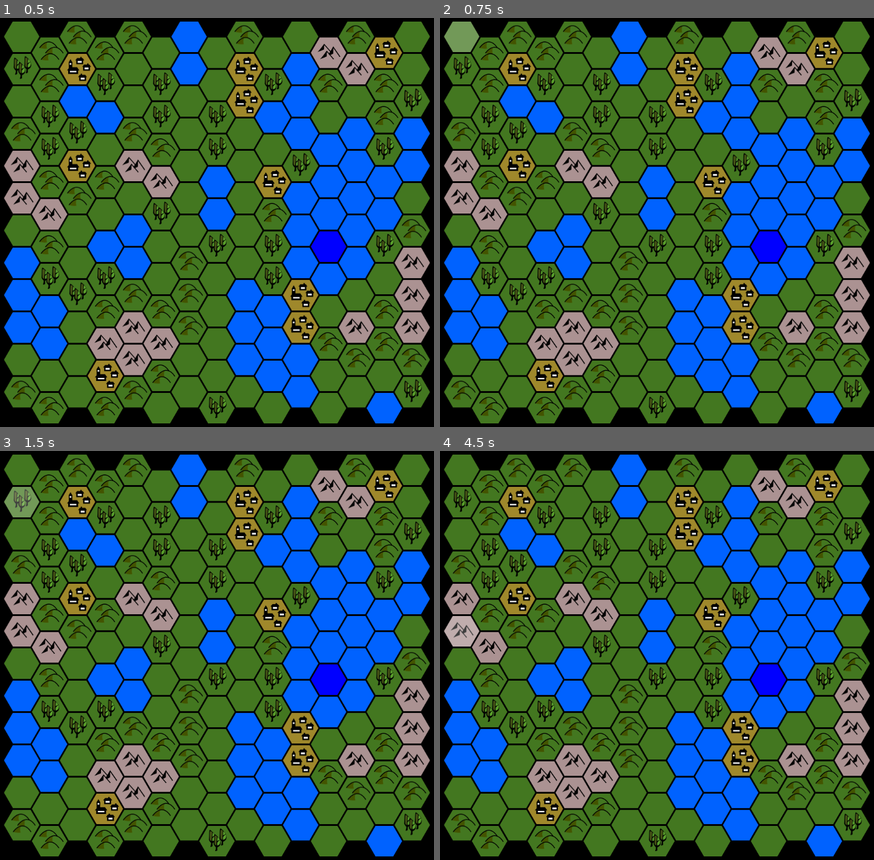
Above: before the commit, frames 1-4 (two rows, left to right).
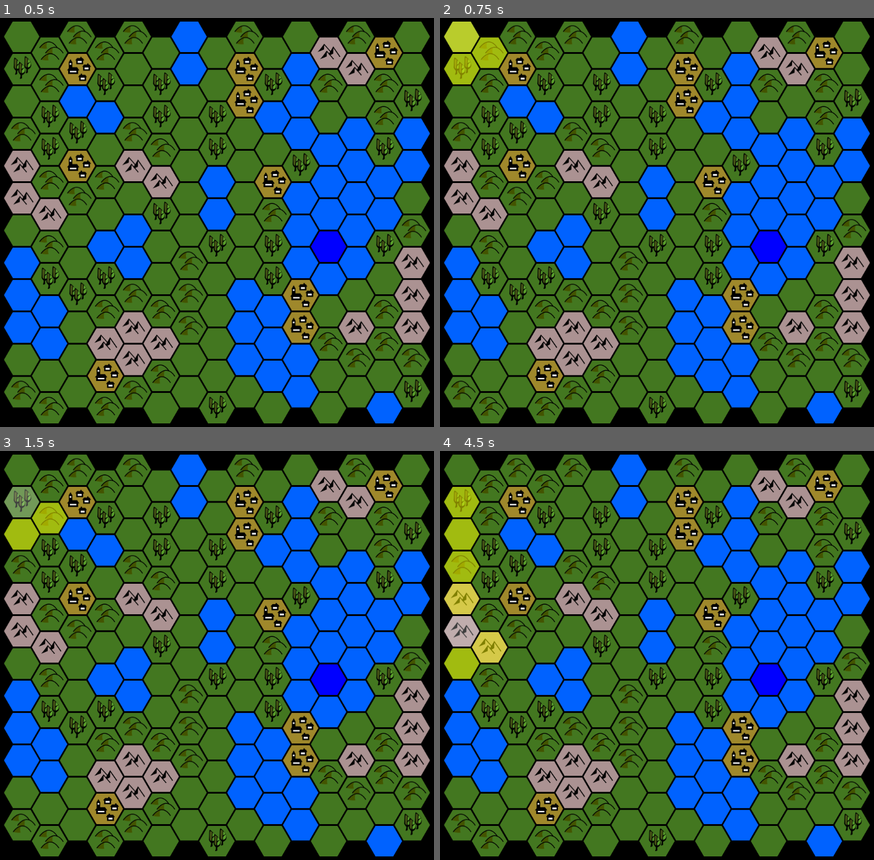
Above: after the commit, the same moments.

Repository: Liagson/HexiMaps
Game: Godot game, scene res://scenes/Game.tscn
The game is run twice, just before and just after one commit, with the same random seed, the same clock (stepped at 60 frames per second) and the same inputs.
Inputs (mouse positions are in pixels of both pictures, inside the frame that each line leads up to):
- Up to frame 1 (0.5 s): no input
- Up to frame 2 (0.75 s): tap Enter at 0.5 s; move the mouse to (461, 38) at 0.52 s; click (461, 38) at 0.67 s
- Up to frame 3 (1.5 s): tap Space at 1.25 s; move the mouse to (21, 500) at 1.27 s; click (21, 500) at 1.42 s
- Up to frame 4 (4.5 s): tap Enter at 2, 3.5 s; move the mouse to (461, 532) at 2.02 s; click (461, 532) at 2.17 s; tap Space at 2.75, 4.25 s; move the mouse to (461, 565) at 2.77 s; click (461, 565) at 2.92 s; move the mouse to (461, 598) at 3.52 s; click (461, 598) at 3.67 s; move the mouse to (461, 630) at 4.27 s; click (461, 630) at 4.42 s

Frame 1 is identical in both runs. In frame 2, 1.4% of the frame differs, in the area x 0-16%, y 0-17%; in frame 3, 0.9%; in frame 4, 2.8%, in the area x 0-16%, y 8-56%.

Commit message:
Neighbour selection interaction

Diff:
--- a/scenes/Tile.tscn
+++ b/scenes/Tile.tscn
@@ -1,8 +1,9 @@
-[gd_scene load_steps=5 format=2]
+[gd_scene load_steps=6 format=2]
 
 [ext_resource path="res://tiles/svgs/green_field.svg" type="Texture" id=1]
 [ext_resource path="res://scripts/Tile.gd" type="Script" id=2]
 [ext_resource path="res://tiles/pngs/hover_tile.png" type="Texture" id=3]
+[ext_resource path="res://tiles/pngs/selected_tile.png" type="Texture" id=4]
 
 [sub_resource type="CircleShape2D" id=1]
 radius = 35.0359
@@ -13,13 +14,18 @@
 [node name="Background" type="Sprite" parent="."]
 texture = ExtResource( 1 )
 
+[node name="HoverSprite" type="Sprite" parent="."]
+visible = false
+texture = ExtResource( 3 )
+
 [node name="SelectionSprite" type="Sprite" parent="."]
 visible = false
-texture = ExtResource( 3 )
+texture = ExtResource( 4 )
 
 [node name="InnerArea2D" type="Area2D" parent="."]
 
 [node name="CollisionShape2D" type="CollisionShape2D" parent="InnerArea2D"]
 shape = SubResource( 1 )
+[connection signal="input_event" from="InnerArea2D" to="." method="_on_InnerArea2D_input_event"]
 [connection signal="mouse_entered" from="InnerArea2D" to="." method="_on_Area2D_mouse_entered"]
 [connection signal="mouse_exited" from="InnerArea2D" to="." method="_on_Area2D_mouse_exited"]
--- a/scripts/Game.gd
+++ b/scripts/Game.gd
@@ -4,5 +4,6 @@
 onready var mapCreator = $MapCreator
 
 func _ready():
-	geoMap.matrix = mapCreator.getTileMatrix(15, 12)
-	mapCreator.constructGeoMap(geoMap)
+	var geoTypeMatrix = mapCreator.getTileMatrix(15, 12)
+	mapCreator.constructGeoMap(geoTypeMatrix, geoMap)
+	geoMap.setSignalsForChildren()
--- a/scripts/GeoMap.gd
+++ b/scripts/GeoMap.gd
@@ -1,6 +1,23 @@
 extends Node
 
+const TileInfo = preload("res://scripts/mapCreation/GameTileInfo.gd")
 var matrix
 
 func _ready():
 	pass
+
+func setSignalsForChildren():
+	# TODO: maybe loop the instance matrix?
+	var children = get_children()
+	for child in children:
+		get_node(child.get_path()).connect("tileClicked", self, "tileClicked")
+
+func tileClicked(x, y):
+	var neighbours = TileInfo.getNeighbourTiles(x, y, matrix)
+	for neighbour in neighbours:
+		var interactedTile = matrix[neighbour.x][neighbour.y]
+		if interactedTile != null: # We skip the borders
+			if interactedTile.isSelected:
+				interactedTile.unSelectTile()
+			else:
+				interactedTile.selectTile()
--- a/scripts/Tile.gd
+++ b/scripts/Tile.gd
@@ -1,12 +1,36 @@
 extends Node2D
 onready var background = $Background
+onready var hoverSprite = $HoverSprite
 onready var selectionSprite = $SelectionSprite
+
+var posX
+var posY
+var isSelected = false
+
+signal tileClicked
 
 func _ready():
 	pass # Replace with function body.
 
+func selectTile():
+	selectionSprite.visible = true
+	isSelected = !isSelected
+
+func unSelectTile():
+	selectionSprite.visible = false
+	isSelected = !isSelected
+
 func _on_Area2D_mouse_entered():
-	selectionSprite.visible = true
+	hoverSprite.visible = true
 
 func _on_Area2D_mouse_exited():
-	selectionSprite.visible = false
+	hoverSprite.visible = false
+
+func _on_InnerArea2D_input_event(viewport, event, shape_idx):
+	var clickEvent = event.is_pressed()
+	if clickEvent:
+		if isSelected:
+			unSelectTile()
+		else:
+			selectTile()
+		emit_signal("tileClicked", posX, posY)
--- a/scripts/mapCreation/GameTileInfo.gd
+++ b/scripts/mapCreation/GameTileInfo.gd
@@ -1,3 +1,24 @@
 class_name  TileInfo
 
 var geoType
+
+static func getNeighbourTiles(x, y, matrix):
+	var neighbours = []
+
+	if (x % 2 == 0):
+		neighbours.append(Vector2(x - 1, y - 1))
+		neighbours.append(Vector2(x - 1,y))
+
+		neighbours.append(Vector2(x + 1,y - 1))
+		neighbours.append(Vector2(x + 1,y))
+	else:
+		neighbours.append(Vector2(x - 1, y))
+		neighbours.append(Vector2(x - 1,y + 1))
+
+		neighbours.append(Vector2(x + 1,y))
+		neighbours.append(Vector2(x + 1,y + 1))
+
+	neighbours.append(Vector2(x, y - 1))
+	neighbours.append(Vector2(x, y + 1))
+
+	return neighbours
--- a/scripts/mapCreation/MapCreator.gd
+++ b/scripts/mapCreation/MapCreator.gd
@@ -12,15 +12,27 @@
 func _ready():
 	tileSize = Tile.instance().get_node("Background").texture.get_size()
 
-func constructGeoMap(geoMap):
-	var matrix = geoMap.matrix
+func constructGeoMap(geoTypeMatrix, geoMap):
+	geoMap.matrix = getEmptyGeoMapMatrix(geoTypeMatrix)
+	for x in range(2, geoTypeMatrix.size() - 2):
+		for y in range(2, geoTypeMatrix[0].size() - 2):
+			var tile = Tile.instance()
+			setTileGeoTexture(tile, getTileGeoTexture(geoTypeMatrix[x][y].geoType))
+			tile.position = getTilePosition(x, y)
+			tile.posX = x
+			tile.posY = y
 
-	for x in range(2, matrix.size() - 2):
-		for y in range(2, matrix[0].size() - 2):
-			var tile = Tile.instance()
-			setTileGeoTexture(tile, getTileGeoTexture(matrix[x][y].geoType))
-			tile.position = getTilePosition(x, y)
+			geoMap.matrix[x][y] = tile
 			geoMap.add_child(tile)
+
+func getEmptyGeoMapMatrix(geoTypeMatrix):
+	var geoMapMatrix = []
+	for x in range(0, geoTypeMatrix.size()):
+		geoMapMatrix.append([])
+		for y in range(0, geoTypeMatrix[0].size()):
+			geoMapMatrix[x].append([])
+			geoMapMatrix[x][y] = null # borders will go empty
+	return geoMapMatrix
 
 func getTileMatrix(width, height):
 	var matrix = []
@@ -32,7 +44,7 @@
 			# we leave an empty border
 			if x > 1 and x < (width + 2) and y > 1 and y < (height + 2):
 				var heightNoiseValue = heightNoise.texture.noise.\
-				get_noise_2d(x * tileSize[0], y * tileSize[1])
+				get_noise_2d(x * tileSize.x, y * tileSize.y)
 				var tileInfo = TileInfo.new()
 				tileInfo.geoType = getTileGeoTipe(heightNoiseValue)
 				setForestTile(x, y, tileInfo)
--- /dev/null
+++ b/tiles/svgs/selected_tile.svg
@@ -0,0 +1,88 @@
+<?xml version="1.0" encoding="UTF-8" standalone="no"?>
+<!-- Created with Inkscape (http://www.inkscape.org/) -->
+
+<svg
+   xmlns:dc="http://purl.org/dc/elements/1.1/"
+   xmlns:cc="http://creativecommons.org/ns#"
+   xmlns:rdf="http://www.w3.org/1999/02/22-rdf-syntax-ns#"
+   xmlns:svg="http://www.w3.org/2000/svg"
+   xmlns="http://www.w3.org/2000/svg"
+   xmlns:sodipodi="http://sodipodi.sourceforge.net/DTD/sodipodi-0.dtd"
+   xmlns:inkscape="http://www.inkscape.org/namespaces/inkscape"
+   width="22.577778mm"
+   height="19.552929mm"
+   viewBox="0 0 80 69.282031"
+   id="svg10172"
+   version="1.1"
+   inkscape:version="0.91 r13725"
+   sodipodi:docname="selected_tile.svg"
+   inkscape:export-filename="d:\Alberto\Documents\Godot\HexiMaps\tiles\pngs\selected_tile.png"
+   inkscape:export-xdpi="90"
+   inkscape:export-ydpi="90">
+  <defs
+     id="defs10174" />
+  <sodipodi:namedview
+     id="base"
+     pagecolor="#ffffff"
+     bordercolor="#666666"
+     borderopacity="1.0"
+     inkscape:pageopacity="0.0"
+     inkscape:pageshadow="2"
+     inkscape:zoom="5.6"
+     inkscape:cx="9.7281348"
+     inkscape:cy="47.575547"
+     inkscape:document-units="px"
+     inkscape:current-layer="g5911-2"
+     showgrid="false"
+     inkscape:window-width="1920"
+     inkscape:window-height="1017"
+     inkscape:window-x="-8"
+     inkscape:window-y="-8"
+     inkscape:window-maximized="1"
+     fit-margin-top="0"
+     fit-margin-left="0"
+     fit-margin-right="0"
+     fit-margin-bottom="0" />
+  <metadata
+     id="metadata10177">
+    <rdf:RDF>
+      <cc:Work
+         rdf:about="">
+        <dc:format>image/svg+xml</dc:format>
+        <dc:type
+           rdf:resource="http://purl.org/dc/dcmitype/StillImage" />
+        <dc:title />
+      </cc:Work>
+    </rdf:RDF>
+  </metadata>
+  <g
+     inkscape:label="Capa 1"
+     inkscape:groupmode="layer"
+     id="layer1"
+     transform="translate(-55.071082,-592.72046)">
+    <g
+       id="g5911-2"
+       transform="matrix(0.16364352,0,0,0.16364352,279.91153,193.65737)"
+       inkscape:export-xdpi="90"
+       inkscape:export-ydpi="90">
+      <path
+         d="m -885.09738,2650.2981 -122.21692,211.6858 -244.4337,0 -122.2169,-211.6858 122.2169,-211.6858 244.4337,0 z"
+         inkscape:randomized="0"
+         inkscape:rounded="0"
+         inkscape:flatsided="true"
+         sodipodi:arg2="0.52359878"
+         sodipodi:arg1="0"
+         sodipodi:r2="211.68584"
+         sodipodi:r1="244.43375"
+         sodipodi:cy="2650.2981"
+         sodipodi:cx="-1129.5311"
+         sodipodi:sides="6"
+         id="path4244-1-65-5-2"
+         style="opacity:1;fill:#ffff00;fill-opacity:0.50196081;stroke:none;stroke-width:25;stroke-miterlimit:4;stroke-dasharray:none;stroke-opacity:1"
+         sodipodi:type="star"
+         inkscape:export-filename="d:\Alberto\Documents\Godot\HexiMaps\tiles\pngs\hover_tile.png"
+         inkscape:export-xdpi="90"
+         inkscape:export-ydpi="90" />
+    </g>
+  </g>
+</svg>
Binary file added: tiles/pngs/selected_tile.png
Not shown, added: tiles/pngs/selected_tile.png.import
Not shown, added: tiles/svgs/selected_tile.svg.import
